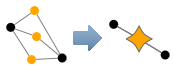
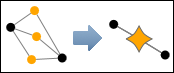
Layers edited between the first and the second 174 x 73 image:
added layer "Border" above "Collapsed" over [0, 0, 174, 73]
